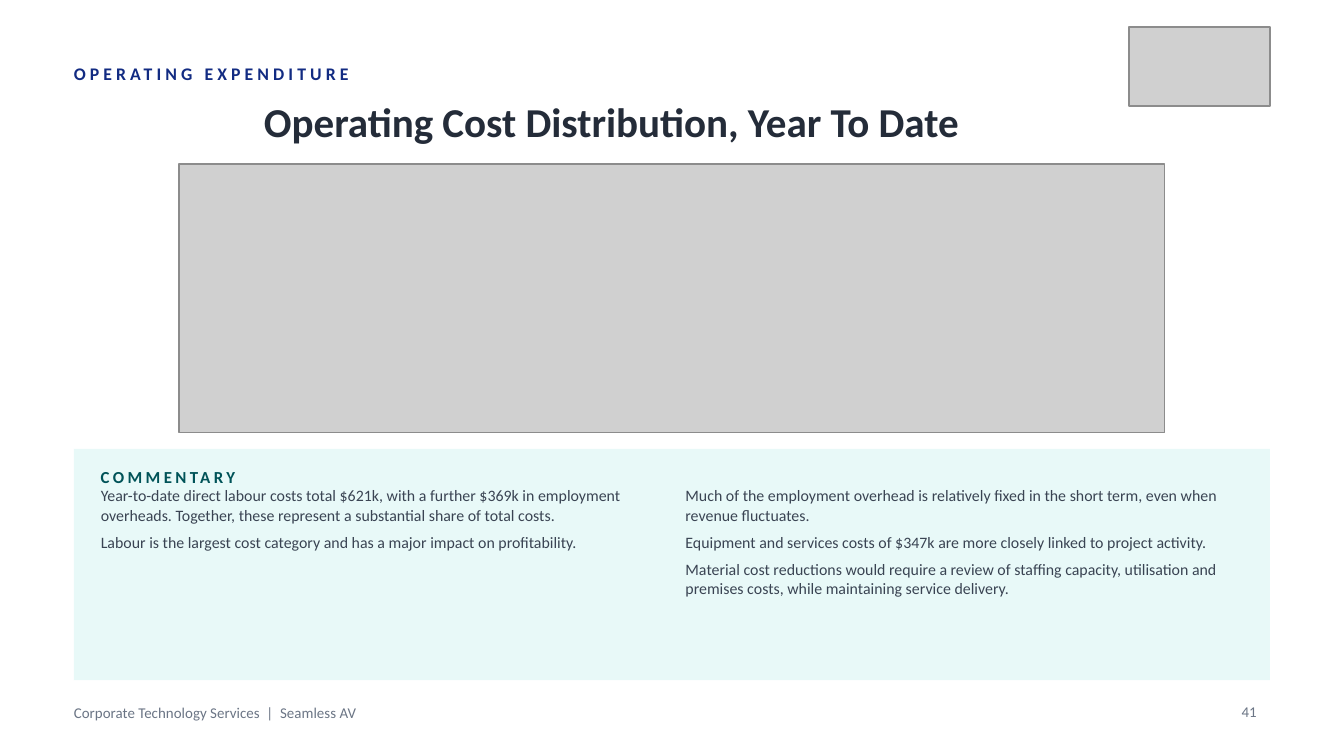
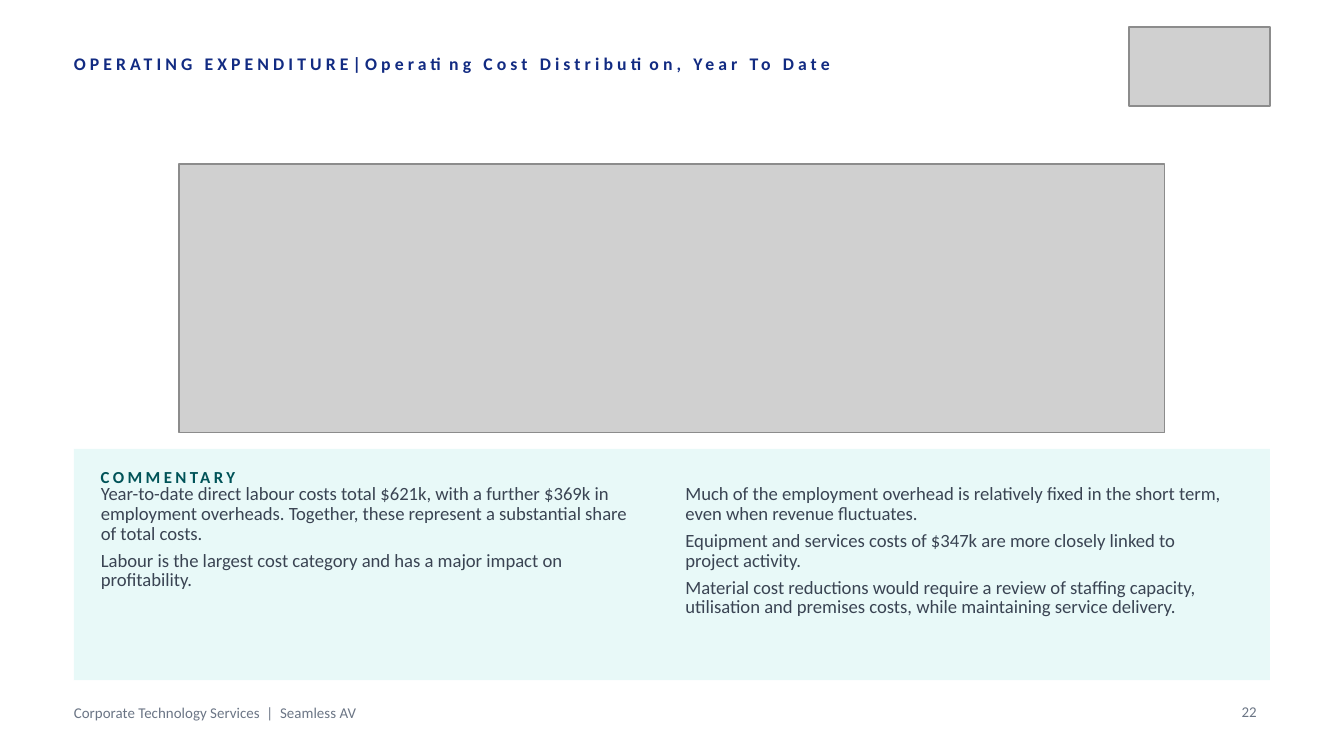
Before and after one commit to WesleyNelson-O33/Claude, a slide deck: slide 22 of deck/CTS Quarterly Business Review - Q1 FY2027.pptx (slide 41 before the commit). Drawn at 1344x756 pixels with LibreOffice and Linux fonts; fonts in the diff are those of the drawing; grey boxes stand for pictures. Boxes give left, top, right and bottom in pixels: in the first picture for what was removed or moved away, otherwise in the second. Text is boxed around its words. In the diff, an @@ line names an element or a change of style, - is before the commit and + after.

```diff
--- a/deck/CTS Quarterly Business Review - Q1 FY2027.pptx
+++ b/deck/CTS Quarterly Business Review - Q1 FY2027.pptx
@@ text at bbox=[74, 54, 1015, 94]: text changed @@
-OPERATING EXPENDITURE
+OPERATING EXPENDITURE|Operating Cost Distribution, Year To Date
@@ text removed at bbox=[264, 108, 959, 144] @@
-Operating Cost Distribution, Year To Date
@@ text "Year-to-date direct labour costs total ..." at bbox=[101, 487, 626, 589]: size 8.5 to 10 pt @@
@@ text "Much of the employment overhead ..." at bbox=[685, 487, 1220, 616]: size 8.5 to 10 pt @@
@@ page number at bbox=[1242, 707, 1257, 717]: text changed @@
-41
+22
```
Also in this commit, not shown: 23 other slides changed, 3 slides added, 26 slides removed, 8 other files.
